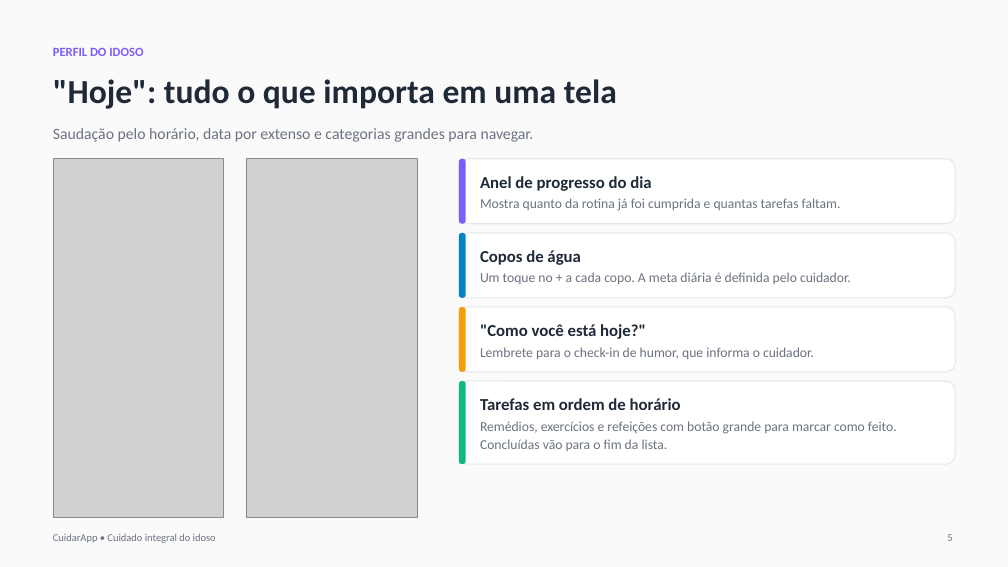
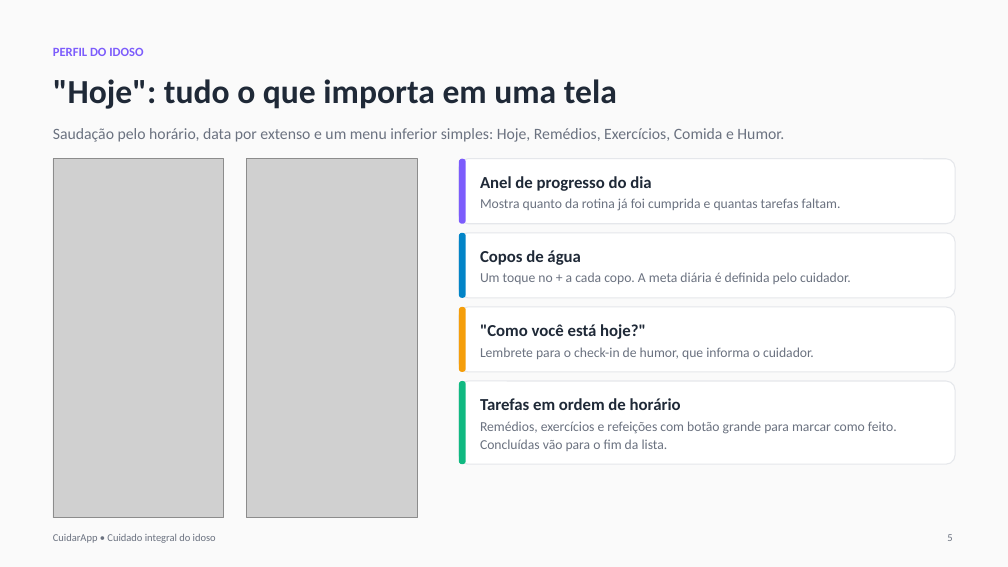
Before and after one commit to InBradleydesign/1-Download-and-Export, a slide deck: slide 5 of CuidarApp/docs/apresentacao/CuidarApp_Apresentacao.pptx. Drawn at 1008x567 pixels with LibreOffice and Linux fonts; fonts in the diff are those of the drawing; grey boxes stand for pictures. Boxes give left, top, right and bottom in pixels: in the first picture for what was removed or moved away, otherwise in the second. Text is boxed around its words. In the diff, an @@ line names an element or a change of style, - is before the commit and + after.

```diff
--- a/CuidarApp/docs/apresentacao/CuidarApp_Apresentacao.pptx
+++ b/CuidarApp/docs/apresentacao/CuidarApp_Apresentacao.pptx
@@ text at (53,128,784,142): text changed @@
-Saudação pelo horário, data por extenso e categorias grandes para navegar.
+Saudação pelo horário, data por extenso e um menu inferior simples: Hoje, Remédios, Exercícios, Comida e Humor.
```
Also in this commit, not shown: 5 other slides changed, 25 other files.
